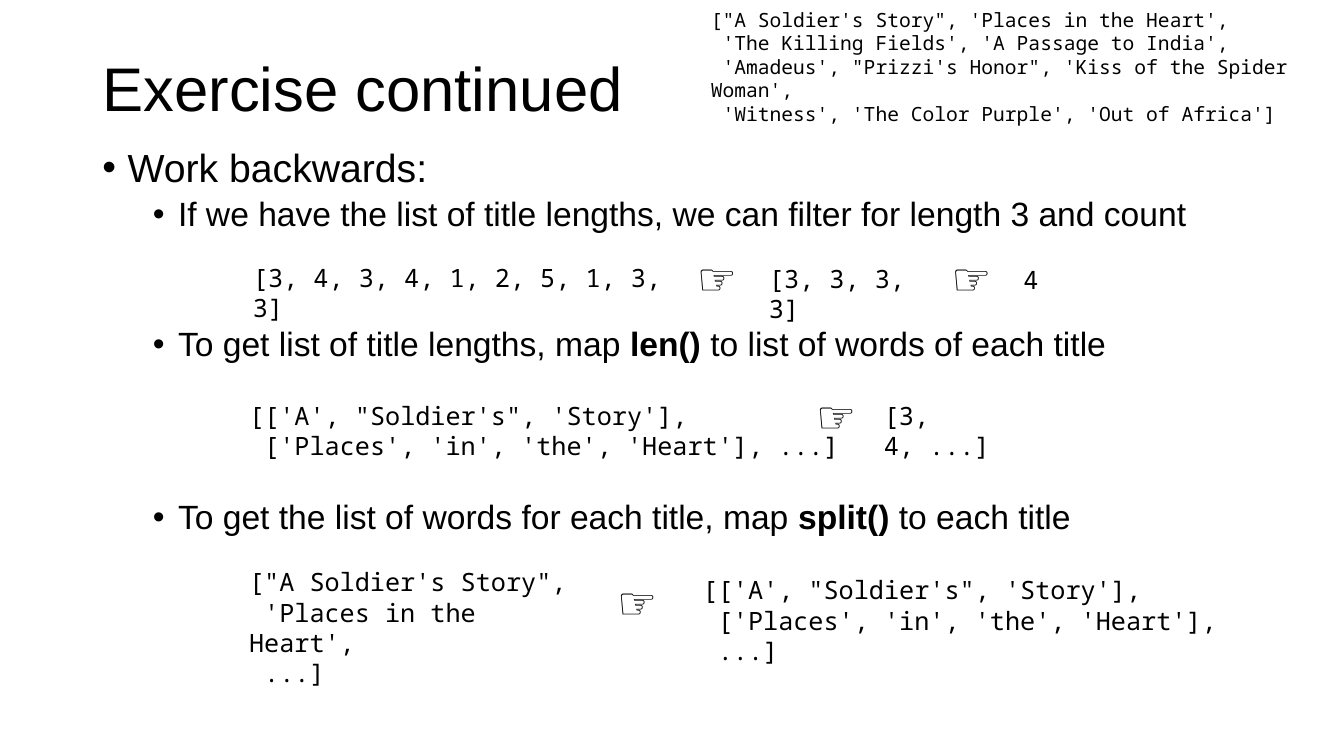
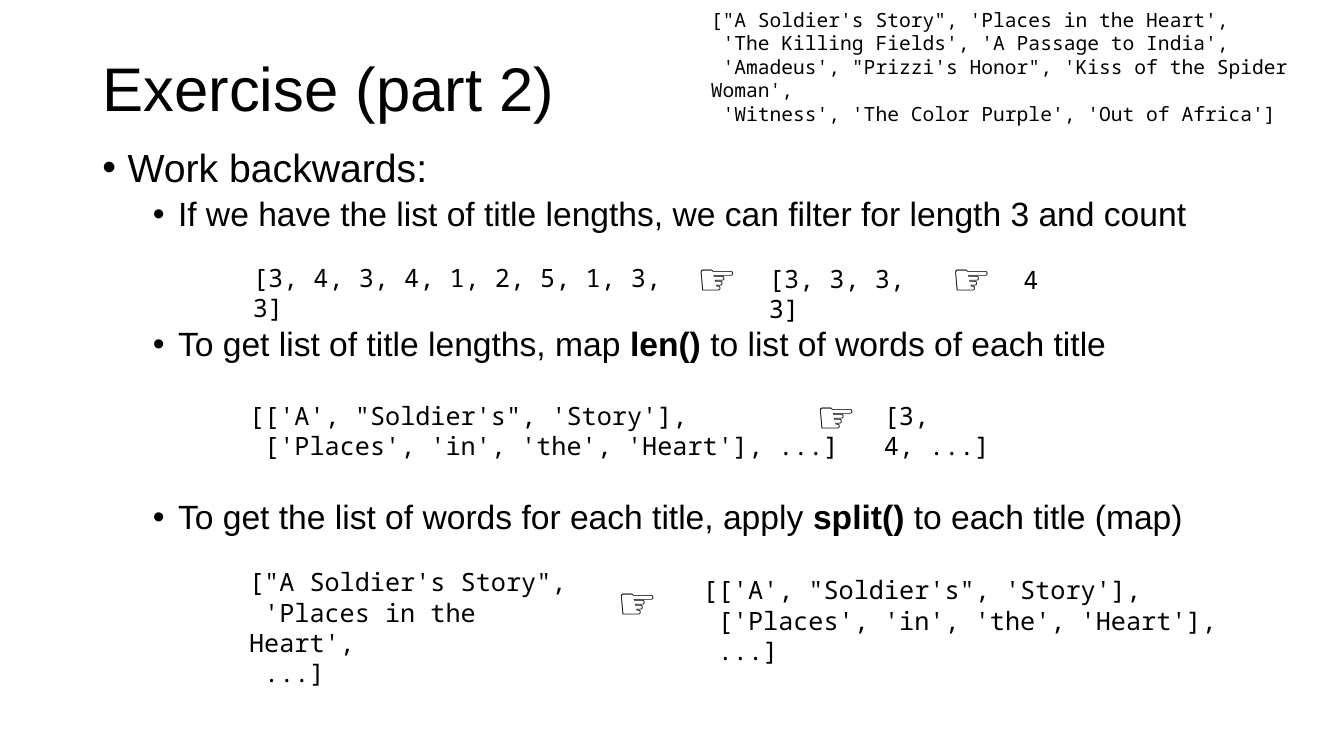
Before and after one commit to parrt/msds501, a slide deck: slide 26 of slides/programming-patterns.pptx. Drawn at 1344x756 pixels with LibreOffice and Linux fonts; fonts in the diff are those of the drawing; background and template pictures are left out. Boxes give left, top, right and bottom in pixels: in the first picture for what was removed or moved away, otherwise in the second. Text is boxed around its words. In the diff, an @@ line names an element or a change of style, - is before the commit and + after.

```diff
--- a/slides/programming-patterns.pptx
+++ b/slides/programming-patterns.pptx
@@ title at [102,66,554,123]: text changed @@
-Exercise continued
+Exercise (part 2)
@@ text at [178,504,1183,536]: text changed @@
-  • To get the list of words for each title, map split() to each title
+  • To get the list of words for each title, apply split() to each title (map)
```
Also in this commit, not shown: 11 other slides changed, 1 other file.
